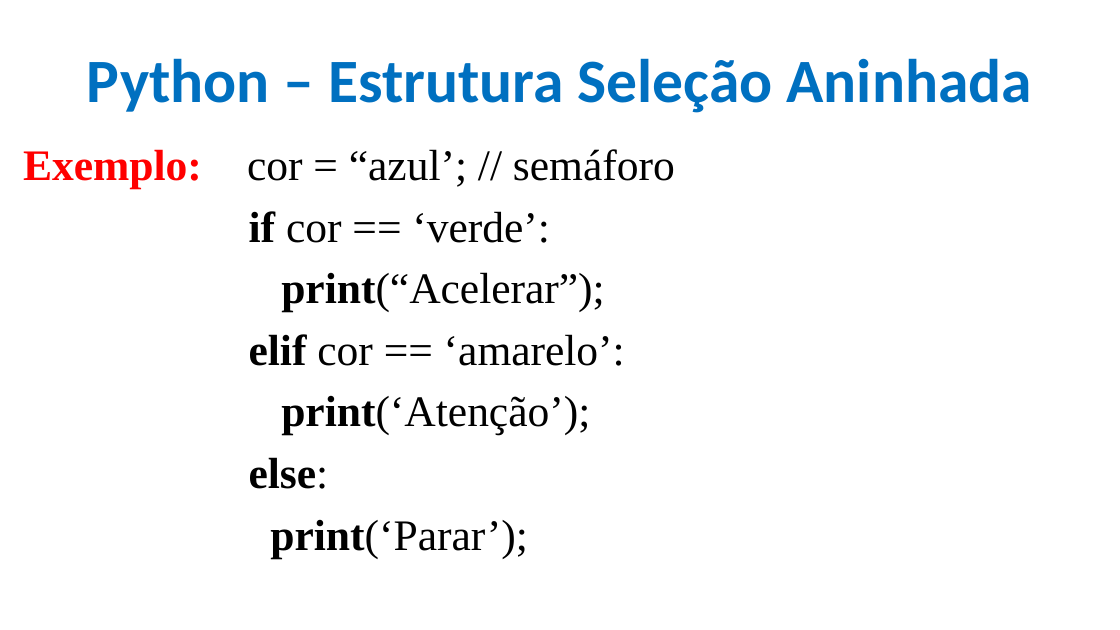
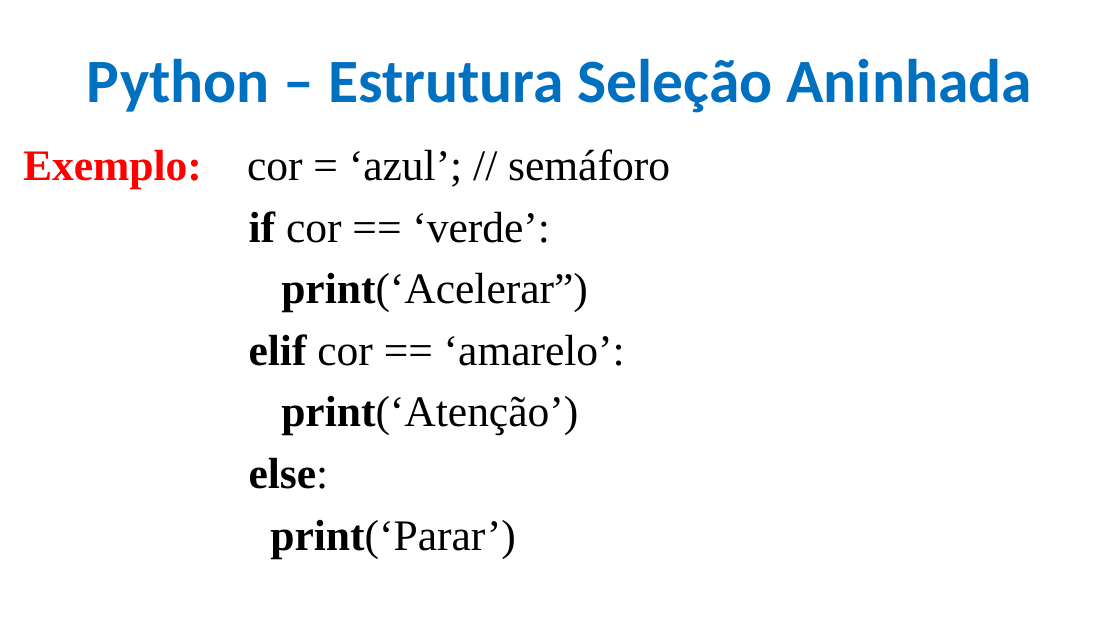
Before and after one commit to CloudEducationBrazil/WydenPythonParadigmas, a slide deck: slide 9 of 01 Classes/Aula 04 Programação Python - Estrutura de Seleção.pptx. Drawn at 1120x630 pixels with LibreOffice and Linux fonts; fonts in the diff are those of the drawing; background and template pictures are left out. Boxes give left, top, right and bottom in pixels: in the first picture for what was removed or moved away, otherwise in the second. Text is boxed around its words. In the diff, an @@ line names an element or a change of style, - is before the commit and + after.

```diff
--- a/01 Classes/Aula 04 Programação Python - Estrutura de Seleção.pptx
+++ b/01 Classes/Aula 04 Programação Python - Estrutura de Seleção.pptx
@@ text at (23, 149, 670, 189): text changed @@
-Exemplo: cor = “azul’; // semáforo
+Exemplo: cor = ‘azul’; // semáforo
@@ text at (281, 272, 588, 312): text changed @@
-        print(“Acelerar”);
+        print(‘Acelerar”)
@@ text at (281, 396, 578, 435): text changed @@
-        print(‘Atenção’);
+        print(‘Atenção’)
@@ text at (270, 520, 516, 558): text changed @@
-        print(‘Parar’);
+        print(‘Parar’)
```
Also in this commit, not shown: 6 other slides changed, 8 other files.
